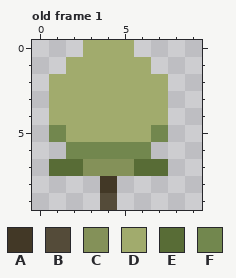
Two versions of one pixel-art file, source/environment/trees.ase. The first picture shows the starting point.
10x10 pixels, 1 frame. Shown: old frame 1.
Palette (. is transparent): A #423826  B #544b39  C #849159  D #a1ab6d  E #586c36  F #72874e
And afterwards:
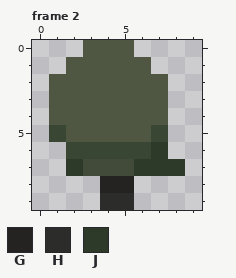
Colours new in this view: G #242322  H #2c2c2a  J #2e3a29
A new or re-ordered frame is compared with the old frame closest to it.
Diff:
frames 1 -> 2
colour C: #849159 -> #424b39
colour D: #a1ab6d -> #4f5642
colour F: #72874e -> #3a4634
Frame 2 is new; against old frame 1, layers "oak", "star":
y 6: x 7 . -> J
y 7: x 1..2 EE -> .J; x 6..8 EE. -> JJJ
y 8: x 4..5 A. -> GG
y 9: x 4..5 B. -> HH
Pixel boxes of the changes (left, top, right, bottom) in both pictures:
changed: (49, 40, 185, 210)
